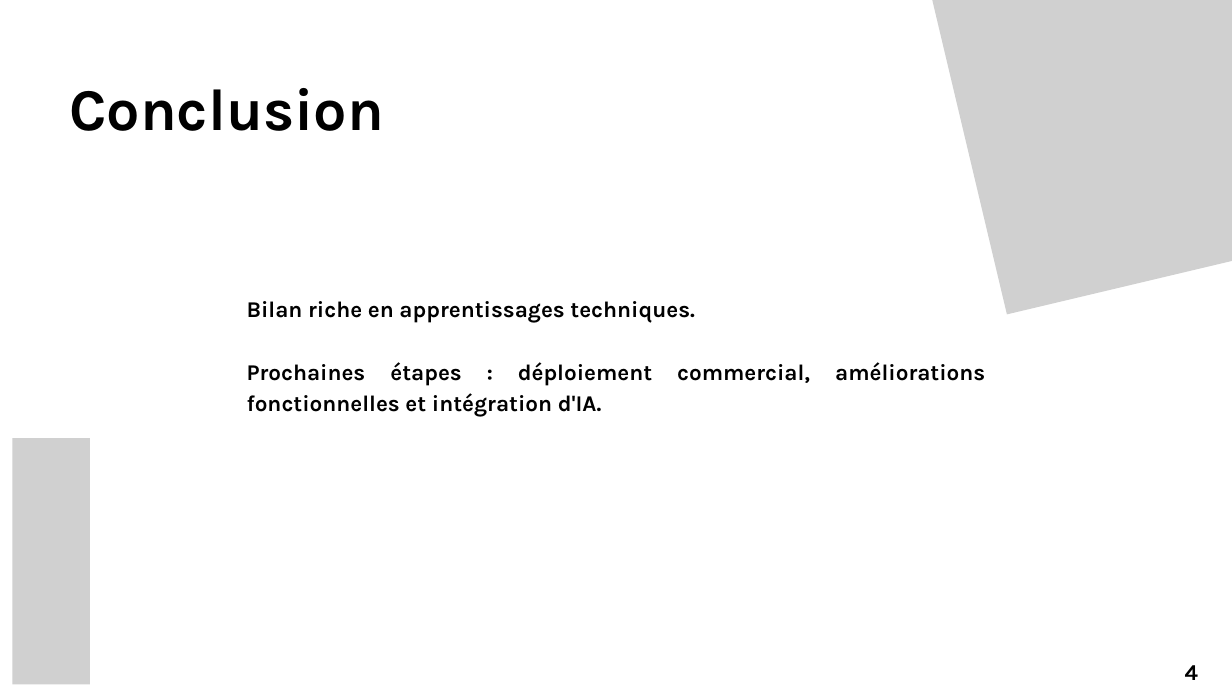
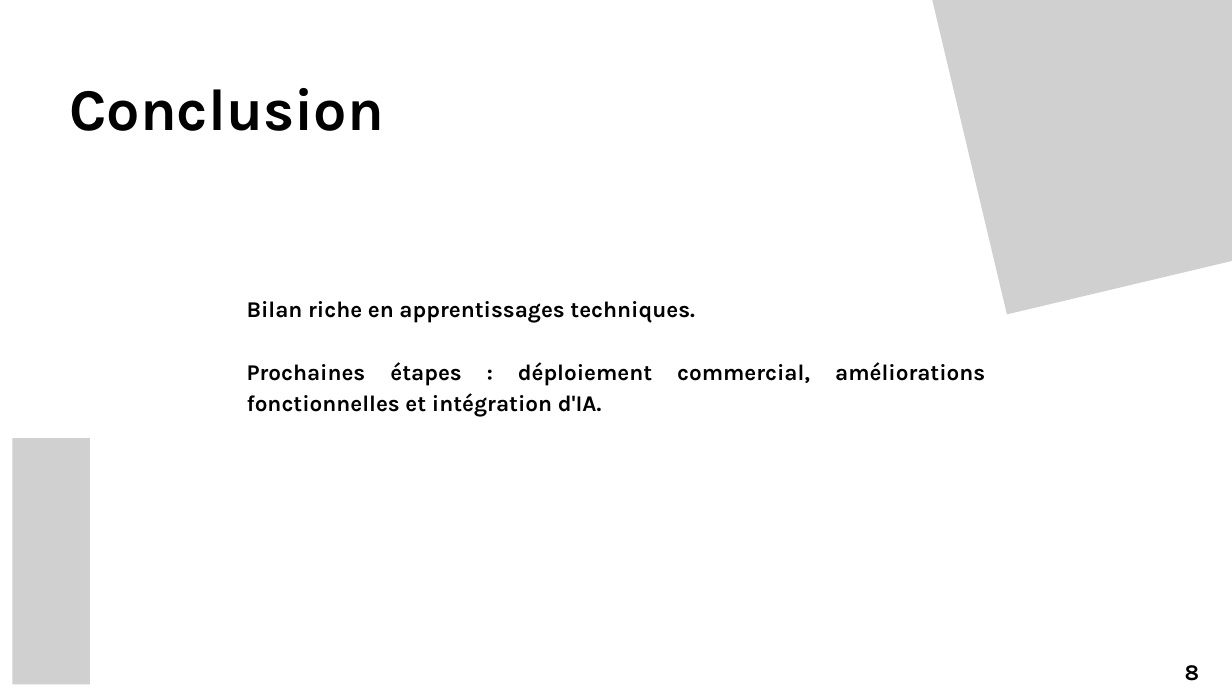
Before and after one commit to FilleuxStudio/Facilys, a slide deck: slide 9 of Docs/Présentation/Présentation-2-DF.pptx (slide 7 before the commit). Drawn at 1232x693 pixels with LibreOffice and Linux fonts; fonts in the diff are those of the drawing; grey boxes stand for pictures. Boxes give left, top, right and bottom in pixels: in the first picture for what was removed or moved away, otherwise in the second. Text is boxed around its words. In the diff, an @@ line names an element or a change of style, - is before the commit and + after.

```diff
--- a/Docs/Présentation/Présentation-2-DF.pptx
+++ b/Docs/Présentation/Présentation-2-DF.pptx
@@ text at box(1185, 665, 1200, 681): text changed @@
-4
+8
```
Also in this commit, not shown: 2 other slides changed, 2 slides added, 29 other files.
